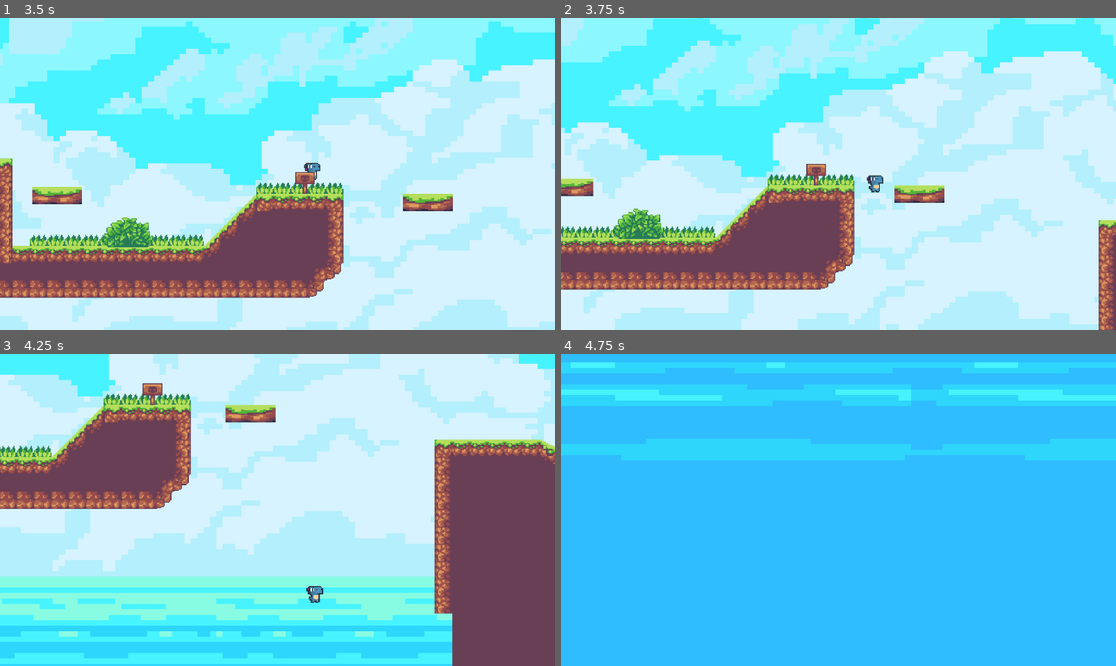
Above: before the commit, frames 1-4 (two rows, left to right).
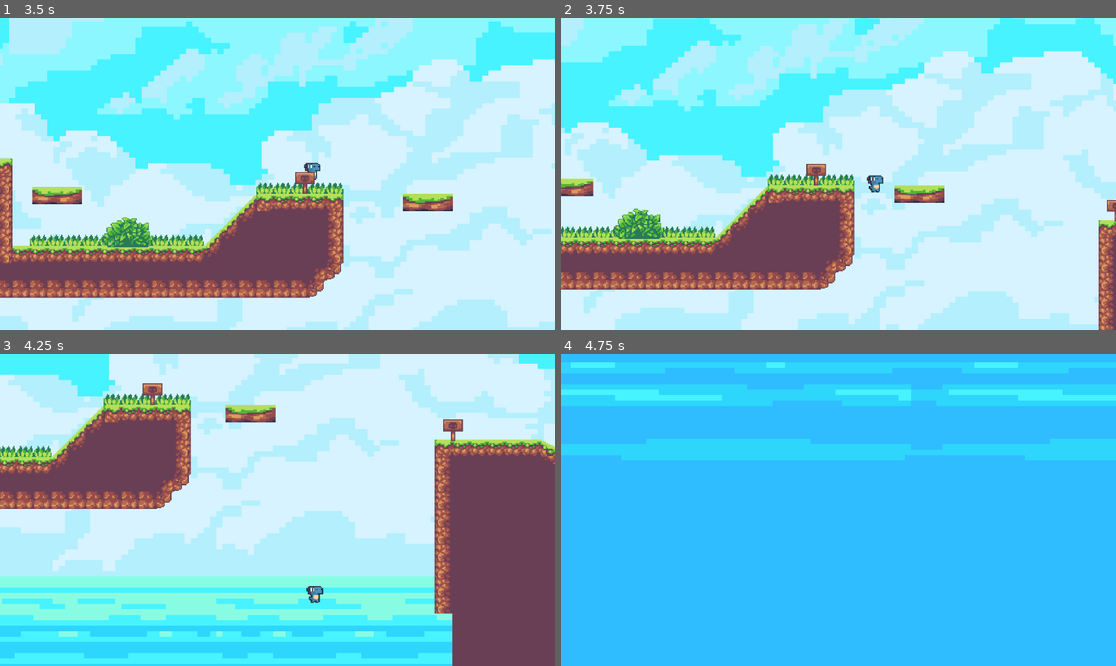
Above: after the commit, the same moments.

Repository: JacobFreeman849/freeman-jacob-first-project-01
Game: Godot game, scene res://Jacob_Freeman_First_Project_.tscn
Two runs of this game, one before a commit and one after it. Both use one fixed random seed, a clock stepped at 60 frames per second and the inputs below.
Inputs:
- Up to frame 1 (3.5 s): tap Enter (ui_accept) at 0.5, 0.77, 1.52, 3.02 s; hold Right (ui_right) 0.53-2.03 s; hold Left (ui_left) 2.03-2.78 s; hold Right (ui_right) from 2.78 s (still down)
- Up to frame 2 (3.75 s): keep holding Right (ui_right)
- Up to frame 3 (4.25 s): keep holding Right (ui_right); tap Enter (ui_accept) at 3.77 s
- Up to frame 4 (4.75 s): release Right (ui_right) at 4.28 s; hold Left (ui_left) from 4.28 s (still down); tap Enter (ui_accept) at 4.52 s

Frame 1 is identical in both runs. In frame 2, less than 0.1% of the frame differs, in the area x 98-100%, y 58-66%; in frame 3, 0.2%, in the area x 79-84%, y 20-29%; in frame 4, nothing differs.

Commit message:
FreemanJacob_TilemapPlayer_01
Assignment: Your First Level

Created a simple level with a background, moveable character, moving platforms and foreground decorations.

Diff:
--- a/Jacob_Freeman_First_Project_.tscn
+++ b/Jacob_Freeman_First_Project_.tscn
@@ -498,3 +498,9 @@
 
 [node name="Danger!!2" parent="." unique_id=1596664316 instance=ExtResource("7_cmi6i")]
 position = Vector2(268, 230)
+
+[node name="Danger!!3" parent="." unique_id=1857602774 instance=ExtResource("7_cmi6i")]
+position = Vector2(544, 263)
+
+[node name="Danger!!4" parent="." unique_id=1880882901 instance=ExtResource("7_cmi6i")]
+position = Vector2(1505, 295)
